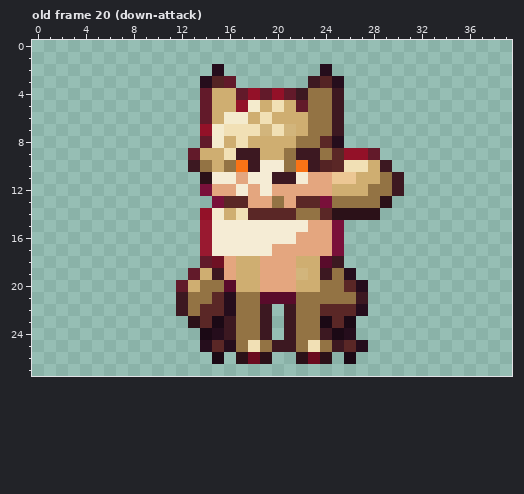
Edited in one commit: pixel-art file (aseprite/monster/dustJackal.aseprite). The first picture shows the starting point.
40x28 pixels, 78 frames. Colours within 5 levels of each other are drawn and written as one. Shown: old frame 20 (down-attack). The commit also changed other frames, which this record leaves out.
Now the later version:
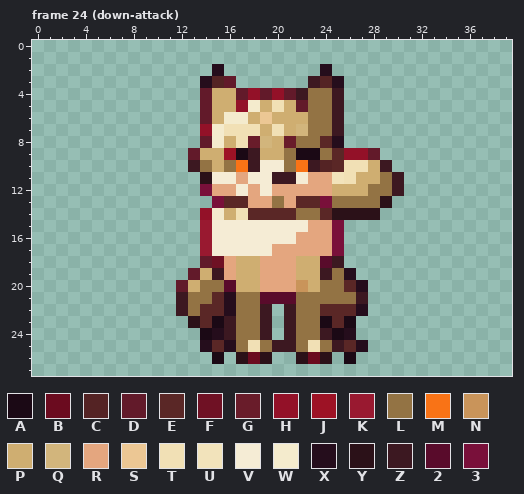
Palette (. is transparent): A #1b0915  B #6b0b1f  C #542324  D #621a2a  E #5a2726  F #6f1124  G #691c2a  H #931128  J #9d1225  K #991930  L #937344  M #f97316  N #c9945a  P #cfae71  Q #d2b57c  R #e4a67f  S #ecc794  T #f1e0b5  U #f2e3bb  V #f5ecd5  W #f4ebcd  X #250d1c  Y #2b1118  Z #3c1821  2 #590b2b  3 #79103a
Difference:
frames 78 -> 150
--- frame 24 (down-attack) against old frame 20 (down-attack)
@@ x 14..28 @@
  5 DPPHWPTPDLLZ...
- 6 DPWWPTPPPLLZ...
- 7 HWTTTQTQPLLZ...
- 8 DWPTPPPPLLEX...
- 9 PPTZZPPLZZLEHHD
+ 6 DPWWPSPPPLLZ...
+ 7 HWTTTPTPQLLZ...
+ 8 DWPTGQPGLLEX...
+ 9 PPJAZPPLAALEHHD
 10 LPLMZVVLMZCETTP
-11 YVVRVVZZVRRSSPP
+11 YVVRVVZZVRRUTPP
 12 3RRVRVRRRRRPPPL
@@ x 20..24 @@
 18 RRPP2
-19 RRQPZ
-20 RRPPL
+19 RRPPZ
+20 RRNPL
 21 22LLL
Boxes around the changes in both pictures, in picture pixels (x1, y1, x2, y2):
changed: (224, 112, 356, 184)
changed: (296, 268, 308, 292)
